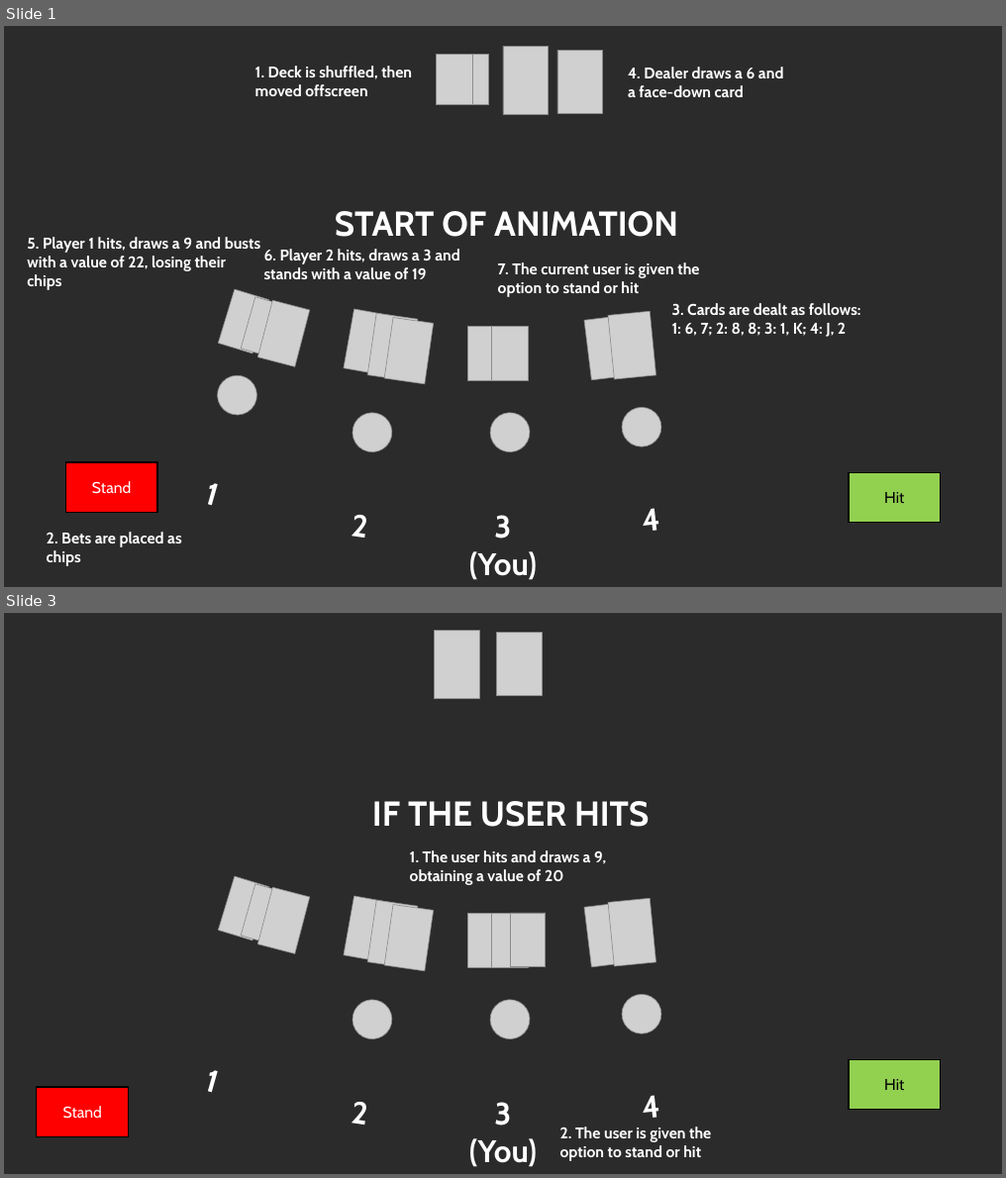
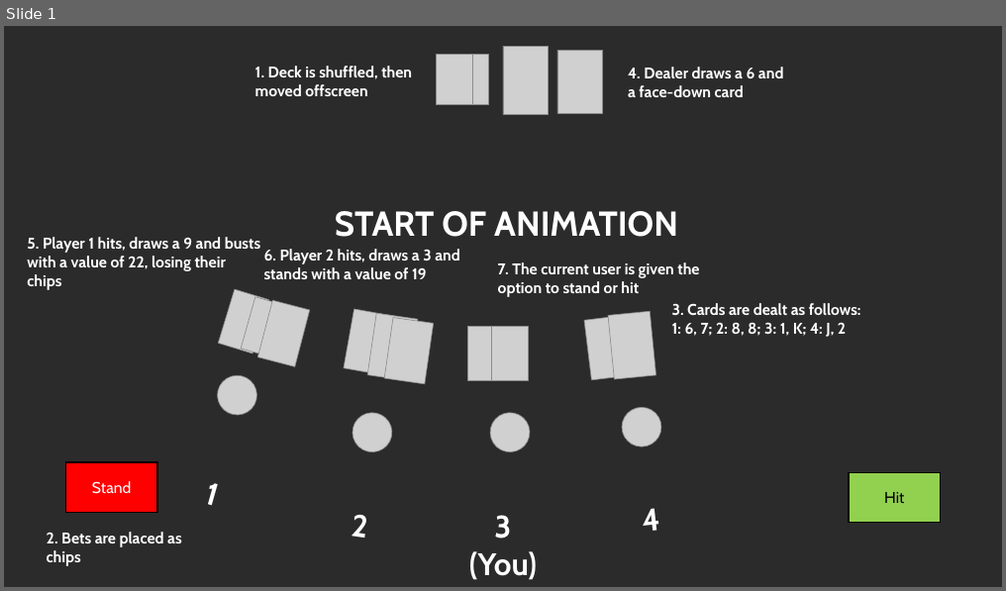
Before and after one commit to aladebrian/WebProP1, a slide deck: Team 17 Project 1 Storyboard.pptx. Shown one above the other, each under a label of ours: slides 1 and 3 before the commit, slide 1 after it; the slides between them are not shown. The pictures are 1006x1178 and 1006x591 pixels, drawn with LibreOffice and Linux fonts; fonts in the diff are those of the drawing; grey boxes stand for pictures; background and template pictures are left out; a plain dark background stands for a picture behind light text. Boxes give left, top, right and bottom in pixels: in the first picture for what was removed or moved away, otherwise in the second. Text is boxed around its words. In the diff, an @@ line names an element or a change of style, - is before the commit and + after.

Commit message:
Adjusted the storyboard
Made changes to the storyboard so that the user only gets one opportunity to choose between standing or hitting

```diff
--- a/Team 17 Project 1 Storyboard.pptx
+++ b/Team 17 Project 1 Storyboard.pptx
@@ slide 3 removed at [4, 613, 1002, 1174], background picture (left out) @@
@@ picture removed at [435, 630, 480, 698] @@
@@ picture removed at [496, 633, 542, 695] @@
@@ text removed at [372, 801, 648, 827] @@
-IF THE USER HITS
@@ picture removed at [218, 876, 269, 941] @@
@@ text removed at [410, 851, 606, 885] @@
-1. The user hits and draws a 9, obtaining a value of 20
@@ picture removed at [241, 884, 289, 946] @@
@@ picture removed at [257, 887, 310, 954] @@
@@ picture removed at [344, 896, 392, 962] @@
@@ picture removed at [367, 900, 418, 968] @@
@@ picture removed at [384, 905, 433, 971] @@
@@ picture removed at [584, 903, 631, 967] @@
@@ picture removed at [608, 899, 655, 966] @@
@@ picture removed at [468, 914, 503, 967] @@
@@ picture removed at [492, 914, 528, 967] @@
@@ picture removed at [511, 913, 546, 967] @@
@@ picture removed at [349, 996, 396, 1043] @@
@@ picture removed at [618, 990, 665, 1039] @@
@@ picture removed at [489, 999, 531, 1040] @@
@@ rectangle removed at [37, 1087, 129, 1137] @@
-Stand
@@ text removed at [204, 1070, 215, 1092] @@
-1
@@ rectangle removed at [848, 1060, 941, 1110] @@
-Hit
@@ text removed at [350, 1102, 366, 1125] @@
-2
@@ text removed at [469, 1102, 537, 1167] @@
-3
-(You)
@@ text removed at [644, 1095, 661, 1118] @@
-4
@@ text removed at [560, 1127, 711, 1161] @@
-2. The user is given the option to stand or hit
```
Also in this commit, not shown: 2 slides changed, 1 other slide removed.
